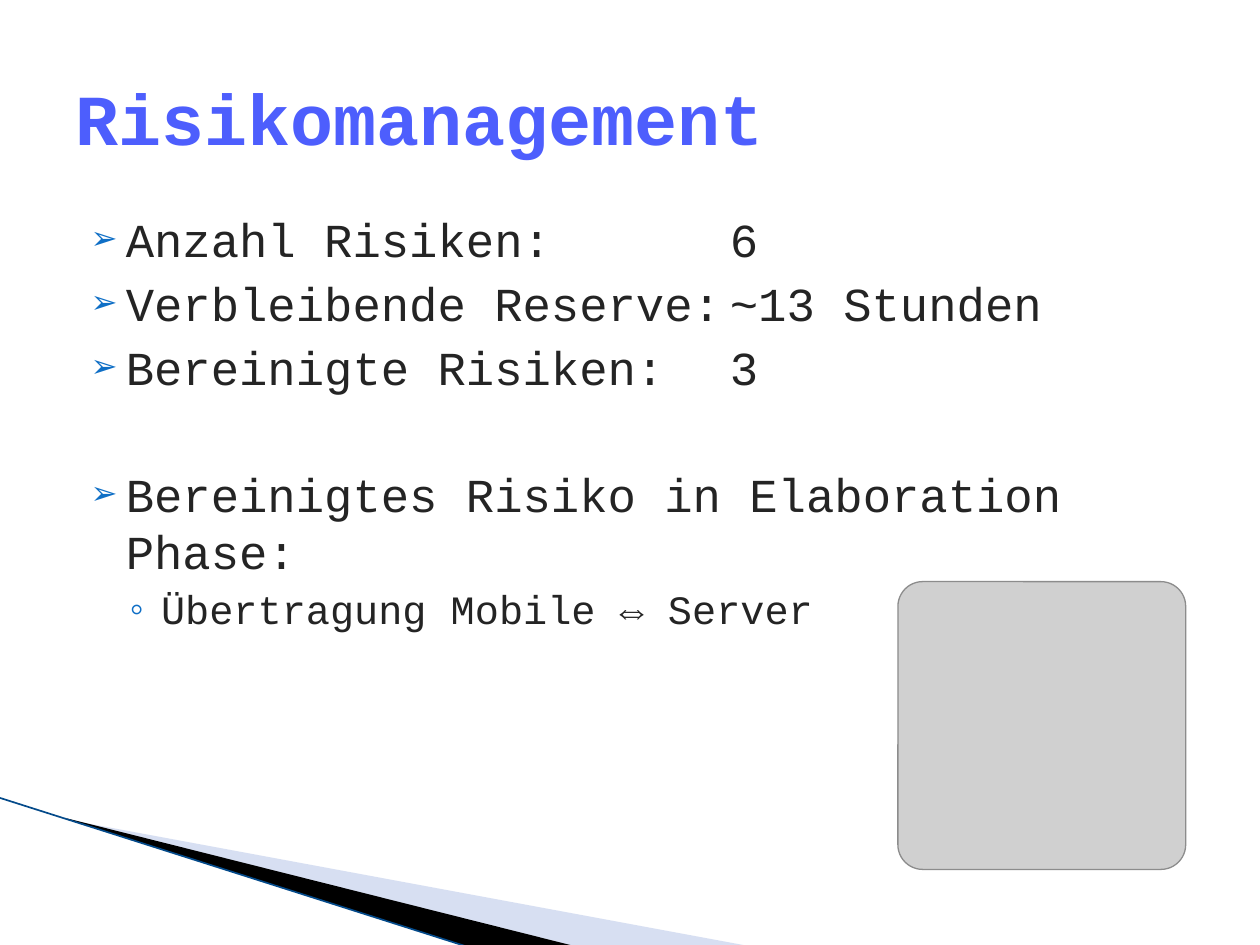
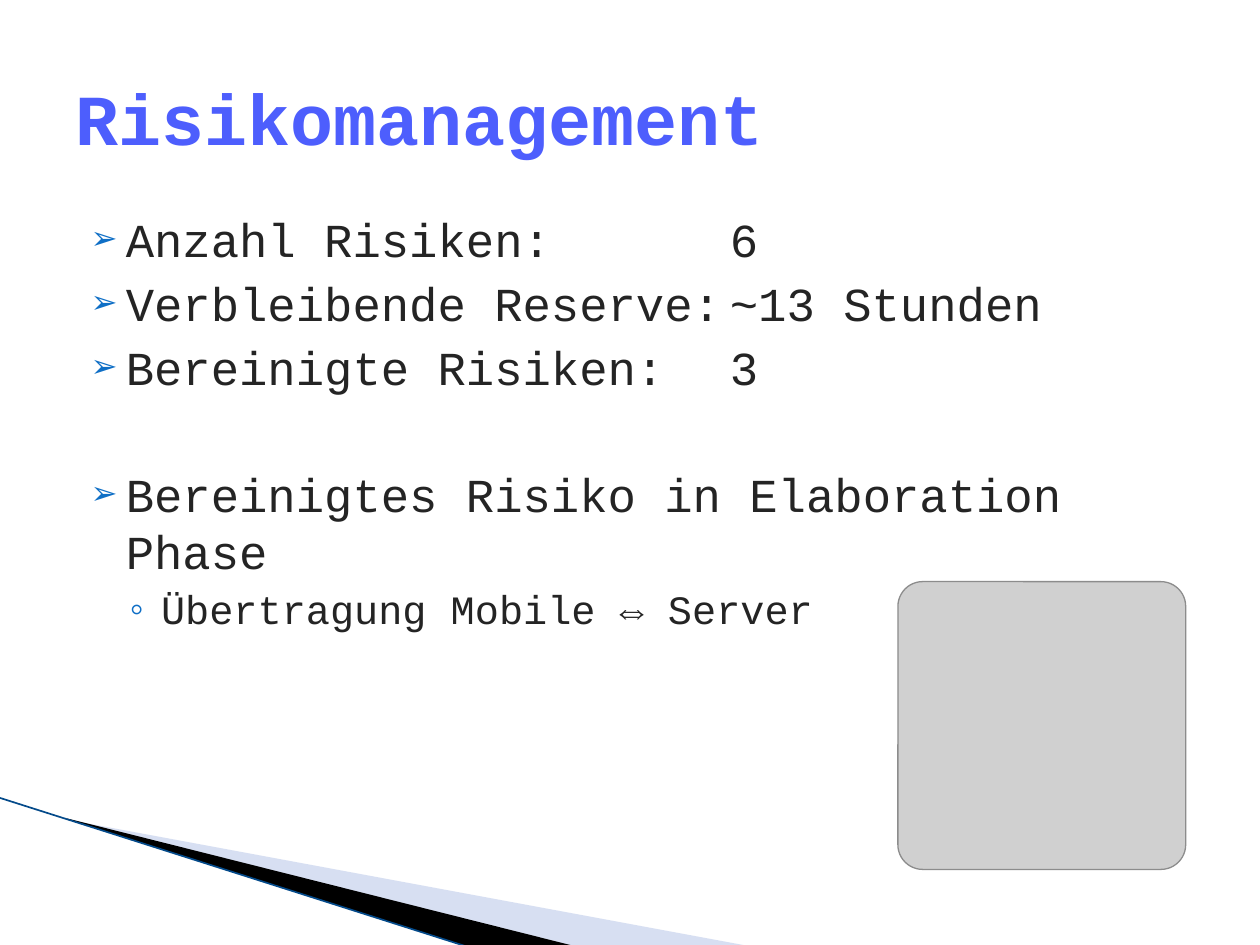
Before and after one commit to lukaselmer/hsr-mrt-software-engineering-2-project, a slide deck: slide 32 of doc/05_Design/praesentation.pptx. Drawn at 1260x945 pixels with LibreOffice and Linux fonts; fonts in the diff are those of the drawing; grey boxes stand for pictures; background and template pictures are left out. Boxes give left, top, right and bottom in pixels: in the first picture for what was removed or moved away, otherwise in the second. Text is boxed around its words. In the diff, an @@ line names an element or a change of style, - is before the commit and + after.

```diff
--- a/doc/05_Design/praesentation.pptx
+++ b/doc/05_Design/praesentation.pptx
@@ text at [126,478,1061,570]: text changed @@
-➢ Bereinigtes Risiko in Elaboration Phase:
+➢ Bereinigtes Risiko in Elaboration Phase
```
Also in this commit, not shown: 2 other slides changed, 1 slide removed.
